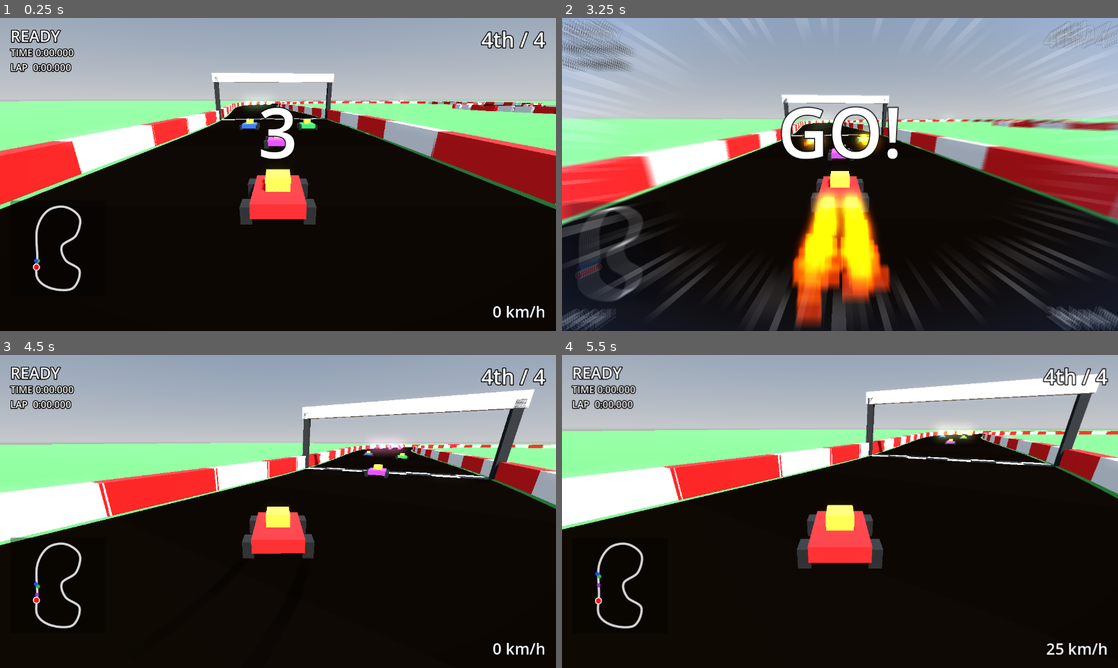
Above: before the commit, frames 1-4 (two rows, left to right).
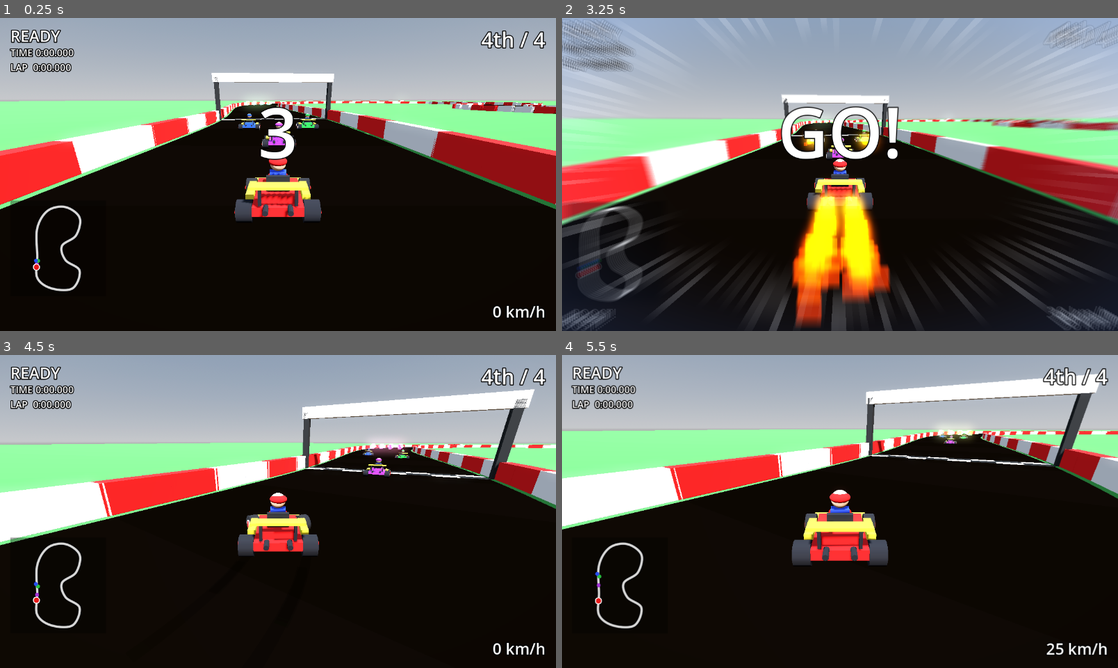
Above: after the commit, the same moments.

Repository: AgentiLoop/GoKart
Game: Godot game, scene res://scenes/main.tscn
Same seed, same stepped clock (60 frames per second), same inputs: the game is played once before the commit and once after it.
Inputs:
- Up to frame 1 (0.25 s): no input
- Up to frame 2 (3.25 s): hold D (steer_right) 0.53-1.28 s; hold Space (drift) 0.53-1.28 s; hold S (brake) 1.28-2.03 s; tap E (use_item) at 1.35, 2.85 s; hold D (steer_right) 2.03-2.78 s; hold Space (drift) 2.03-2.78 s; tap Enter at 2.75 s; hold W (accelerate) from 2.78 s (still down)
- Up to frame 3 (4.5 s): release W (accelerate) at 3.53 s; hold Space (drift) 3.53-4.28 s; hold A (steer_left) from 3.53 s (still down); tap E (use_item) at 4.35 s
- Up to frame 4 (5.5 s): release A (steer_left) at 5.03 s; hold S (brake) from 5.03 s (still down); hold Space (drift) from 5.03 s (still down)

The runs differ from the first frame. In frame 1, 1.8% of the frame differs, in the area x 42-58%, y 30-66%; in frame 2, 1.0%; in frame 3, 1.6%; in frame 4, 2.2%, in the area x 41-73%, y 24-69%.

Commit message:
Proper procedural kart model with spinning wheels, steering wheels, driver; tests

Diff:
--- a/scripts/kart.gd
+++ b/scripts/kart.gd
@@ -3,6 +3,7 @@
 
 const KartPhysics := preload("res://scripts/kart_physics.gd")
 const KartEffects := preload("res://scripts/kart_effects.gd")
+const KartModel := preload("res://scripts/kart_model.gd")
 
 var model := KartPhysics.new()
 var gravity := 30.0
@@ -24,28 +25,14 @@
 	col.shape = shape
 	col.position.y = 0.3
 	add_child(col)
-	body_mesh = Node3D.new()
-	add_child(body_mesh)
-	_add_box(body_mesh, Vector3(1.4, 0.4, 2.2), Vector3(0, 0.4, 0), body_color)
-	_add_box(body_mesh, Vector3(0.7, 0.4, 0.8), Vector3(0, 0.8, -0.1), Color(0.95, 0.85, 0.2))
-	for x in [-0.8, 0.8]:
-		for z in [-0.8, 0.8]:
-			_add_box(body_mesh, Vector3(0.3, 0.5, 0.5), Vector3(x, 0.25, z), Color(0.1, 0.1, 0.1))
+	var kart_model := KartModel.new()
+	body_mesh = kart_model
+	add_child(kart_model)
+	kart_model.build(body_color)
 	effects = KartEffects.new()
 	add_child(effects)
 	effects.setup(model, [Vector3(-0.8, 0, -0.8), Vector3(0.8, 0, -0.8), Vector3(-0.8, 0, 0.8), Vector3(0.8, 0, 0.8)])
 	effects.setup_star(body_mesh)
-
-func _add_box(parent: Node3D, size: Vector3, pos: Vector3, color: Color) -> void:
-	var mi := MeshInstance3D.new()
-	var m := BoxMesh.new()
-	m.size = size
-	mi.mesh = m
-	var mat := StandardMaterial3D.new()
-	mat.albedo_color = color
-	mi.material_override = mat
-	mi.position = pos
-	parent.add_child(mi)
 
 func _physics_process(delta: float) -> void:
 	var throttle := Input.get_action_strength("accelerate")
@@ -78,4 +65,5 @@
 		var n := get_slide_collision(i).get_normal()
 		if absf(n.y) < 0.5:   # wall hit: lose the speed that went into the wall
 			model.speed = minf(model.speed, maxf(velocity.dot(forward), 0.0))
+	body_mesh.update_wheels(delta, model.speed, steer)
 	effects.update_fx(delta, is_on_floor())
--- a/scripts/kart_effects.gd
+++ b/scripts/kart_effects.gd
@@ -84,9 +84,8 @@
 func setup_star(body: Node3D) -> void:
 	star_overlay = ShaderMaterial.new()
 	star_overlay.shader = load("res://shaders/star.gdshader") as Shader
-	for c in body.get_children():
-		if c is MeshInstance3D:
-			star_meshes.append(c)
+	for c in body.find_children("*", "MeshInstance3D", true, false):
+		star_meshes.append(c)
 
 func _make_glitter() -> GPUParticles3D:
 	var p := GPUParticles3D.new()
--- /dev/null
+++ b/scripts/kart_model.gd
@@ -0,0 +1,133 @@
+extends Node3D
+## Procedural kart model: tapered chassis, nose cone, spoiler, seat, driver, exhausts, four wheels.
+## Forward is -Z. Front wheels steer, all wheels spin with ground speed.
+
+const WHEEL_RADIUS := 0.3
+const MAX_FRONT_STEER := 0.45
+const STEER_RATE := 12.0
+
+var color := Color(0.9, 0.1, 0.1)
+var front_pivots: Array[Node3D] = []   # yaw (steering) nodes, front wheels
+var wheel_spins: Array[Node3D] = []    # roll nodes, all wheels
+var steering_wheel: Node3D
+var driver_head: Node3D
+
+## Wheel roll rate in rad/s for a ground speed.
+static func wheel_roll_rate(speed: float) -> float:
+	return speed / WHEEL_RADIUS
+
+## Front wheel yaw for a steer input in [-1, 1] (steer right = turn right = negative yaw).
+static func front_steer_angle(steer: float) -> float:
+	return -clampf(steer, -1.0, 1.0) * MAX_FRONT_STEER
+
+func build(body_color: Color) -> void:
+	color = body_color
+	var dark := Color(0.12, 0.12, 0.14)
+	var trim := Color(0.95, 0.85, 0.2)
+	# chassis: wide floor pan, narrower upper tub, nose cone, side pods
+	_box(Vector3(1.3, 0.25, 2.2), Vector3(0, 0.38, 0), color)
+	_box(Vector3(0.9, 0.25, 1.2), Vector3(0, 0.6, 0.25), color)
+	_cone(0.4, 0.9, Vector3(0, 0.42, -1.5), color)
+	_box(Vector3(1.7, 0.08, 0.3), Vector3(0, 0.22, -1.7), trim)      # front wing
+	for x in [-0.75, 0.75]:
+		_box(Vector3(0.22, 0.3, 1.0), Vector3(x, 0.5, 0.1), trim)    # side pods
+	# rear spoiler: two struts and a wing
+	for x in [-0.45, 0.45]:
+		_box(Vector3(0.08, 0.5, 0.08), Vector3(x, 0.8, 1.05), dark)
+	_box(Vector3(1.4, 0.08, 0.35), Vector3(0, 1.06, 1.05), trim)
+	# exhausts
+	for x in [-0.3, 0.3]:
+		_cyl(0.07, 0.07, 0.35, Vector3(x, 0.5, 1.2), dark, Vector3(PI / 2.0, 0, 0))
+	# seat, steering column + wheel
+	_box(Vector3(0.6, 0.4, 0.15), Vector3(0, 0.95, 0.55), dark)
+	steering_wheel = Node3D.new()
+	steering_wheel.position = Vector3(0, 0.95, -0.3)
+	steering_wheel.rotation.x = -0.9
+	add_child(steering_wheel)
+	_cyl(0.2, 0.2, 0.05, Vector3.ZERO, dark, Vector3(PI / 2.0, 0, 0), steering_wheel)
+	# driver: torso, head, helmet
+	_box(Vector3(0.45, 0.45, 0.3), Vector3(0, 0.95, 0.2), Color(0.2, 0.3, 0.9))
+	driver_head = Node3D.new()
+	driver_head.position = Vector3(0, 1.4, 0.2)
+	add_child(driver_head)
+	_sphere(0.22, Vector3.ZERO, Color(0.95, 0.75, 0.6), driver_head)
+	_sphere(0.25, Vector3(0, 0.05, 0.03), color, driver_head, true)   # helmet (dome)
+	# wheels
+	for x in [-0.85, 0.85]:
+		for z in [-0.8, 0.85]:
+			_wheel(Vector3(x, WHEEL_RADIUS, z), z < 0.0, dark)
+
+func _wheel(pos: Vector3, front: bool, tire_color: Color) -> void:
+	var pivot := Node3D.new()
+	pivot.position = pos
+	add_child(pivot)
+	var spin := Node3D.new()
+	pivot.add_child(spin)
+	var w := 0.32 if front else 0.4
+	_cyl(WHEEL_RADIUS, WHEEL_RADIUS, w, Vector3.ZERO, tire_color, Vector3(0, 0, PI / 2.0), spin)
+	# hub cap: lighter disc on the outer face plus a bolt-ish marker so spin is visible
+	var side := signf(pos.x)
+	_cyl(0.16, 0.16, 0.04, Vector3(side * (w / 2.0 + 0.005), 0, 0), Color(0.8, 0.8, 0.85), Vector3(0, 0, PI / 2.0), spin)
+	_box(Vector3(0.05, 0.05, 0.22), Vector3(side * (w / 2.0 + 0.03), 0.0, 0.0), Color(0.9, 0.1, 0.1), spin)
+	wheel_spins.append(spin)
+	if front:
+		front_pivots.append(pivot)
+
+## Spin the wheels by ground speed and turn the front wheels / steering wheel toward the steer input.
+func update_wheels(delta: float, speed: float, steer: float) -> void:
+	for s in wheel_spins:
+		s.rotation.x -= wheel_roll_rate(speed) * delta
+		s.rotation.x = fmod(s.rotation.x, TAU)
+	var target := front_steer_angle(steer)
+	for p in front_pivots:
+		p.rotation.y = lerpf(p.rotation.y, target, clampf(STEER_RATE * delta, 0.0, 1.0))
+	steering_wheel.rotation.z = lerpf(steering_wheel.rotation.z, -steer * 1.2, clampf(STEER_RATE * delta, 0.0, 1.0))
+	driver_head.rotation.y = lerpf(driver_head.rotation.y, -steer * 0.5, clampf(6.0 * delta, 0.0, 1.0))
+
+func _mat(c: Color) -> StandardMaterial3D:
+	var m := StandardMaterial3D.new()
+	m.albedo_color = c
+	return m
+
+func _add(mi: MeshInstance3D, pos: Vector3, c: Color, rot: Vector3, parent: Node3D) -> void:
+	mi.material_override = _mat(c)
+	mi.position = pos
+	mi.rotation = rot
+	(parent if parent != null else self).add_child(mi)
+
+func _box(size: Vector3, pos: Vector3, c: Color, parent: Node3D = null) -> void:
+	var mi := MeshInstance3D.new()
+	var m := BoxMesh.new()
+	m.size = size
+	mi.mesh = m
+	_add(mi, pos, c, Vector3.ZERO, parent)
+
+func _cyl(top: float, bottom: float, height: float, pos: Vector3, c: Color, rot: Vector3 = Vector3.ZERO, parent: Node3D = null) -> void:
+	var mi := MeshInstance3D.new()
+	var m := CylinderMesh.new()
+	m.top_radius = top
+	m.bottom_radius = bottom
+	m.height = height
+	m.radial_segments = 16
+	mi.mesh = m
+	_add(mi, pos, c, rot, parent)
+
+## Nose cone pointing forward (-Z): radius at the rear, narrowing toward the front.
+func _cone(radius: float, length: float, pos: Vector3, c: Color) -> void:
+	var mi := MeshInstance3D.new()
+	var m := CylinderMesh.new()
+	m.top_radius = 0.12
+	m.bottom_radius = radius
+	m.height = length
+	m.radial_segments = 12
+	mi.mesh = m
+	# cylinder axis is Y (top = +Y); rotate so top points to -Z
+	_add(mi, pos, c, Vector3(-PI / 2.0, 0, 0), null)
+
+func _sphere(radius: float, pos: Vector3, c: Color, parent: Node3D, dome: bool = false) -> void:
+	var mi := MeshInstance3D.new()
+	var m := SphereMesh.new()
+	m.radius = radius
+	m.height = radius * (1.0 if dome else 2.0)
+	mi.mesh = m
+	_add(mi, pos, c, Vector3.ZERO, parent)
--- /dev/null
+++ b/tests/test_kart_model.gd
@@ -0,0 +1,51 @@
+extends RefCounted
+## Kart model tests: structure, wheel spin and steering.
+
+const KartModel := preload("res://scripts/kart_model.gd")
+var runner
+
+func _make():
+	var m = KartModel.new()
+	Engine.get_main_loop().root.add_child(m)
+	m.build(Color(0.2, 0.7, 0.3))
+	return m
+
+func test_structure() -> void:
+	var m = _make()
+	runner.check(m.wheel_spins.size() == 4, "wheels=%d" % m.wheel_spins.size())
+	runner.check(m.front_pivots.size() == 2, "front=%d" % m.front_pivots.size())
+	for p in m.front_pivots:
+		runner.check(p.position.z < 0.0, "front wheel z")
+	var meshes := m.find_children("*", "MeshInstance3D", true, false)
+	runner.check(meshes.size() > 20, "meshes=%d" % meshes.size())
+	runner.check(m.driver_head != null and m.steering_wheel != null)
+	m.queue_free()
+
+func test_wheels_spin_with_speed() -> void:
+	var m = _make()
+	m.update_wheels(0.1, 0.0, 0.0)
+	var r0: float = m.wheel_spins[0].rotation.x
+	runner.check(is_equal_approx(r0, 0.0), "stationary spin")
+	m.update_wheels(0.1, 20.0, 0.0)
+	var r1: float = m.wheel_spins[0].rotation.x
+	runner.check(not is_equal_approx(r1, 0.0), "spins at speed")
+	runner.check(is_equal_approx(r1, fmod(-KartModel.wheel_roll_rate(20.0) * 0.1, TAU)))
+	m.queue_free()
+
+func test_front_wheels_steer_rear_do_not() -> void:
+	var m = _make()
+	for i in 30:
+		m.update_wheels(0.05, 10.0, 1.0)
+	for p in m.front_pivots:
+		runner.check(absf(p.rotation.y - KartModel.front_steer_angle(1.0)) < 0.01, "front yaw %f" % p.rotation.y)
+	for s in m.wheel_spins:
+		if not m.front_pivots.has(s.get_parent()):
+			runner.check(is_equal_approx(s.get_parent().rotation.y, 0.0), "rear fixed")
+	m.queue_free()
+
+func test_steer_angle_clamped_and_signed() -> void:
+	runner.check(KartModel.front_steer_angle(1.0) < 0.0)
+	runner.check(KartModel.front_steer_angle(-1.0) > 0.0)
+	runner.check(is_equal_approx(KartModel.front_steer_angle(5.0), KartModel.front_steer_angle(1.0)))
+	runner.check(is_equal_approx(KartModel.front_steer_angle(0.0), 0.0))
+	runner.check(is_equal_approx(KartModel.wheel_roll_rate(3.0), 10.0))
Not shown, changed: .agent/autopilot/progress.md
